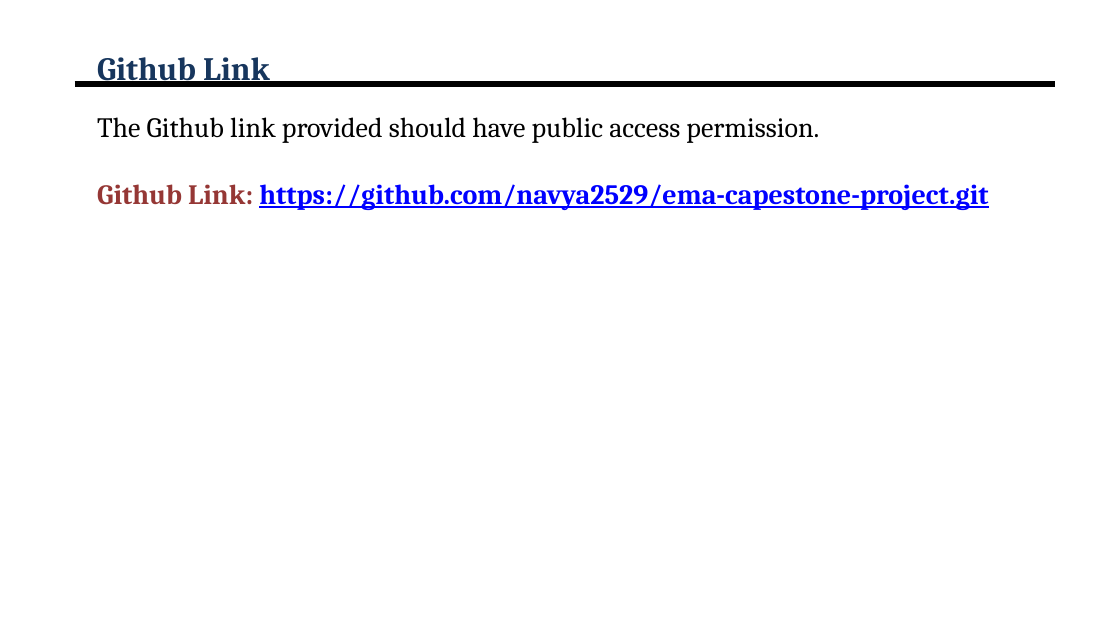
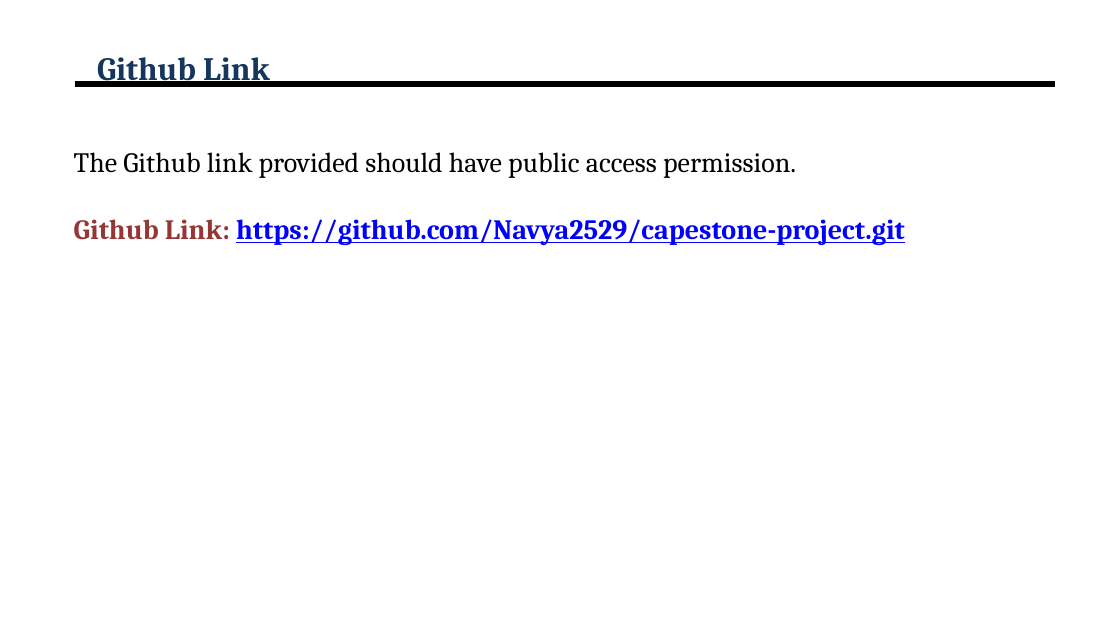
Before and after one commit to Navya2529/capestone-project, a slide deck: slide 5 of review 4.pptx. Drawn at 1120x630 pixels with LibreOffice and Linux fonts; fonts in the diff are those of the drawing; background and template pictures are left out. Boxes give left, top, right and bottom in pixels: in the first picture for what was removed or moved away, otherwise in the second. Text is boxed around its words. In the diff, an @@ line names an element or a change of style, - is before the commit and + after.

```diff
--- a/review 4.pptx
+++ b/review 4.pptx
@@ text "The Github link provided should ...": place and size @@
-text "The Github link provided should ..." at bbox=[97, 117, 988, 210]
+text "The Github link provided should ..." at bbox=[74, 152, 905, 245]
@@ text at bbox=[74, 219, 905, 245]: text changed @@
-Github Link: https://github.com/navya2529/ema-capestone-project.git
+Github Link: https://github.com/Navya2529/capestone-project.git
```
